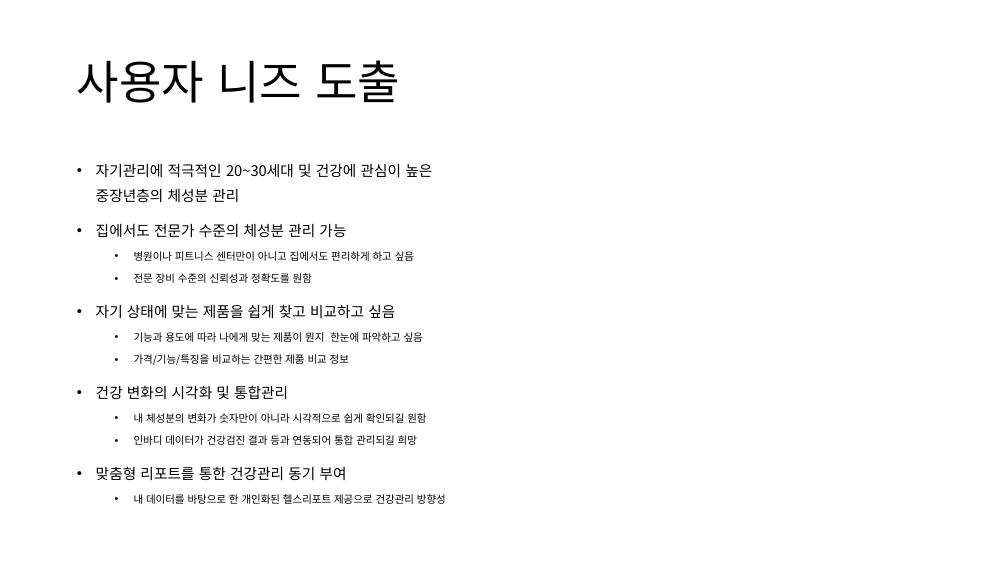
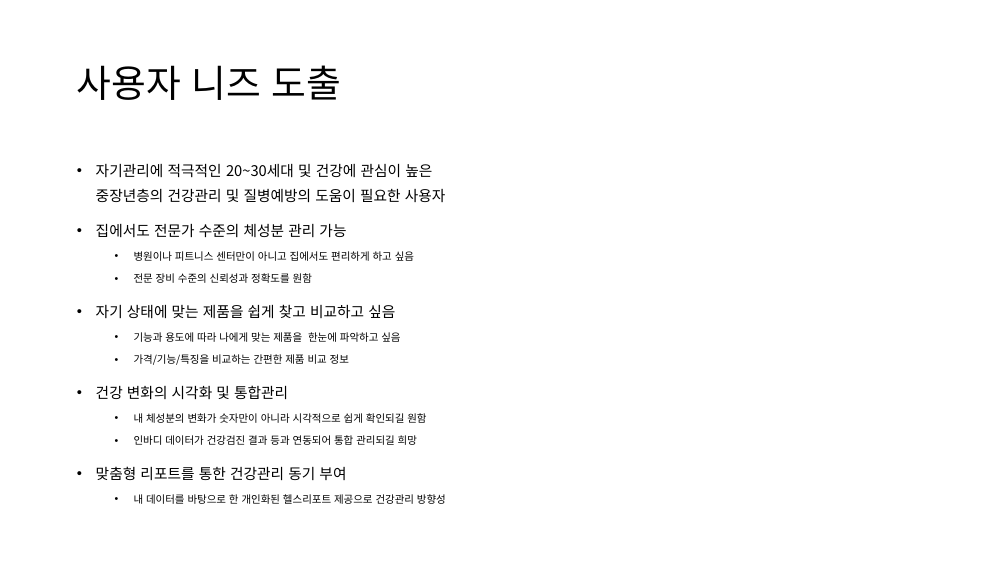
Before and after one commit to JaenyungJeong/JJN, a slide deck: slide 3 of 사용자리서치_정재녕.pptx. Drawn at 1008x567 pixels with LibreOffice and Linux fonts; fonts in the diff are those of the drawing. Boxes give left, top, right and bottom in pixels: in the first picture for what was removed or moved away, otherwise in the second. Text is boxed around its words. In the diff, an @@ line names an element or a change of style, - is before the commit and + after.

```diff
--- a/사용자리서치_정재녕.pptx
+++ b/사용자리서치_정재녕.pptx
@@ title "사용자 니즈 도출" at [77, 65, 342, 100]: size 44 to 36 pt @@
@@ text at [96, 164, 446, 202]: text changed @@
-• 자기관리에 적극적인 20~30세대 및 건강에 관심이 높은 중장년층의 체성분 관리
+• 자기관리에 적극적인 20~30세대 및 건강에 관심이 높은 중장년층의 건강관리 및 질병예방의 도움이 필요한 사용자
@@ text at [134, 332, 400, 342]: text changed @@
-  • 기능과 용도에 따라 나에게 맞는 제품이 뭔지 한눈에 파악하고 싶음
+  • 기능과 용도에 따라 나에게 맞는 제품을 한눈에 파악하고 싶음
```
Also in this commit, not shown: 3 other slides changed, 3 slides added, 7 other files.
